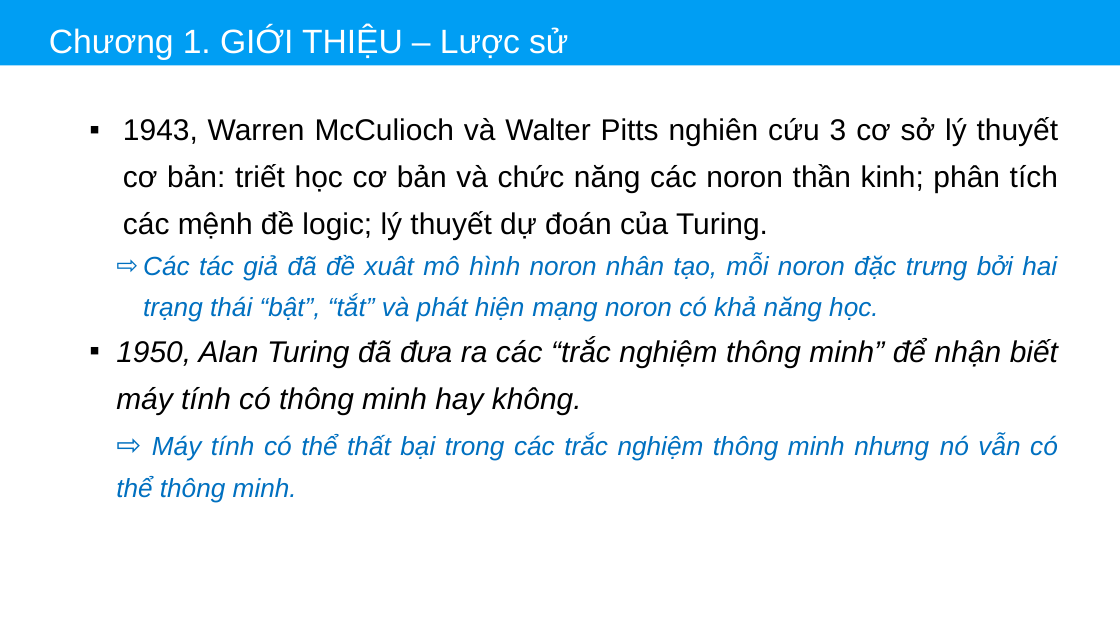
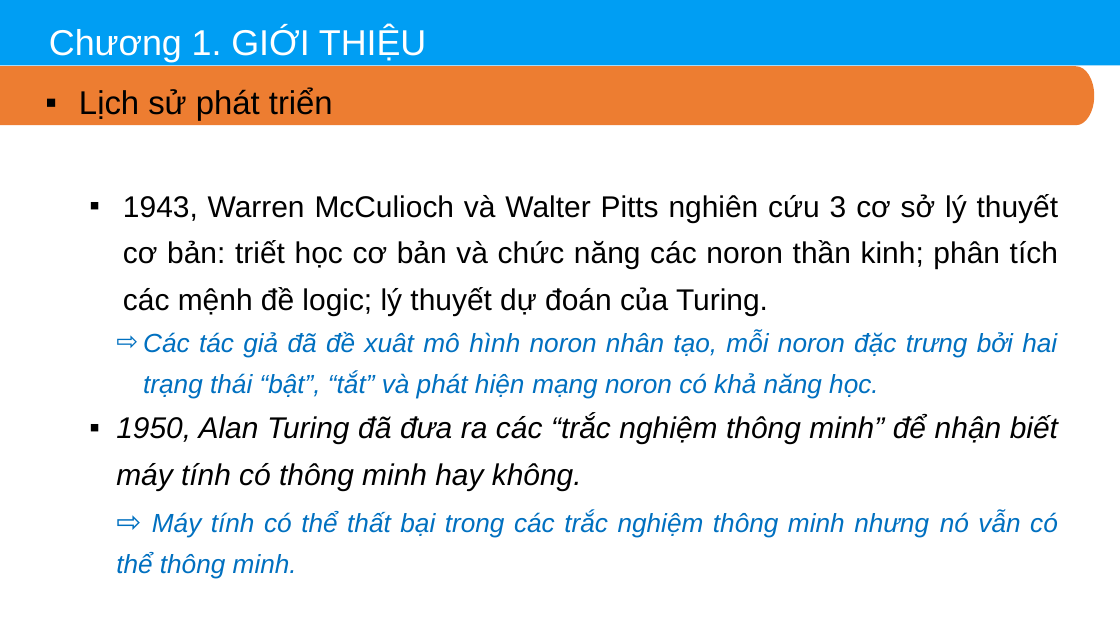
Before and after one commit to thinhdoanvu/AI, a slide deck: slide 9 of Slides/Chuong1_Gioithieu.pptx. Drawn at 1120x630 pixels with LibreOffice and Linux fonts; fonts in the diff are those of the drawing. Boxes give left, top, right and bottom in pixels: in the first picture for what was removed or moved away, otherwise in the second. Text is boxed around its words. In the diff, an @@ line names an element or a change of style, - is before the commit and + after.

```diff
--- a/Slides/Chuong1_Gioithieu.pptx
+++ b/Slides/Chuong1_Gioithieu.pptx
@@ text at (49, 27, 426, 62): text changed; size 45 to 48 pt @@
-Chương 1. GIỚI THIỆU – Lược sử
+Chương 1. GIỚI THIỆU
@@ freeform shape added at (0, 66, 1094, 125), fill #ED7D31 @@
@@ text added at (79, 88, 333, 121), 44 pt, text #000000 @@
+▪ Lịch sử phát triển
@@ text "1943, Warren McCulioch và Walter ...": place and size @@
-text "1943, Warren McCulioch và Walter ..." at (116, 117, 1058, 503)
+text "1943, Warren McCulioch và Walter ..." at (116, 194, 1058, 579)
```
Also in this commit, not shown: 14 other slides changed, 4 other files.
